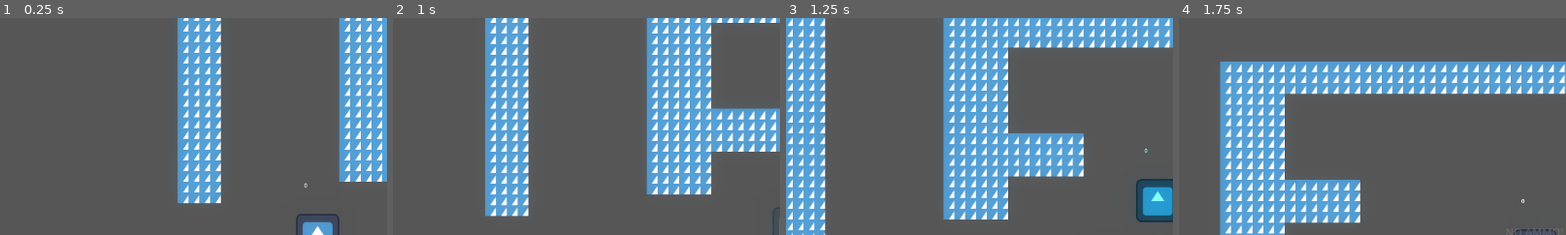
Above: before the commit, frames 1-4 (left to right).
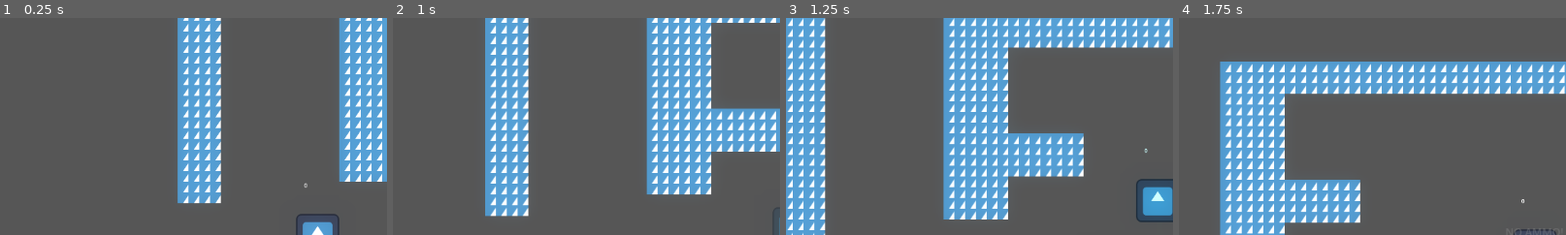
Above: after the commit, the same moments.

Repository: YllariSang/Action-Platformer-Prototype
Game: Godot game, scene res://Scenes/main.tscn
Two runs of this game, one before a commit and one after it. Both use one fixed random seed, a clock stepped at 60 frames per second and the inputs below. The engine's default icon, where the game draws it, is replaced by a stand-in: a white triangle on a blue panel in a dark square.
Inputs (mouse positions are % of the whole screen's width and height, from its top left):
- Up to frame 1 (0.25 s): no input
- Up to frame 2 (1 s): tap Enter (ui_accept) at 0.5 s; move the mouse to (72, 45) at 0.52 s; press the mouse at (72, 45) at 0.53 s; hold D (right) from 0.53 s (still down); tap Space (jump) at 0.77 s; tap Shift (dash) at 0.8 s
- Up to frame 3 (1.25 s): keep holding D (right); tap Space (jump) at 1.07 s
- Up to frame 4 (1.75 s): keep holding D (right); move the mouse to (30, 55) at 1.27 s; release the mouse at (30, 55) at 1.28 s; tap Shift (dash) at 1.35 s; tap Space (jump) at 1.52, 1.55 s
The pictures show only the part of the screen within x 9-59%, y 0-50%; the shares and areas given below are measured in that part.

Frames 1-2 are identical in both runs. In frame 3, 0.2% of the frame differs, in the area x 92-98%, y 60-86%; in frame 4, nothing differs.

Commit message:
fix: make weapon recoil actually apply, and stop it compounding
The recoil code had two separate defects.

First, it was dead. `velocity -= dir_vec * ...` ran inside spawn_bullet(), but
move_and_slide() had already been called that frame and
handle_movement_and_jumps() reassigns velocity.x from input on the next one, so
the push was always discarded before it moved the player. Horizontal recoil did
nothing at all. (Vertical partly survived, since gravity is additive.)

Fixing only that made it far worse, which exposed the second defect: doing
`velocity += recoil_velocity` every frame integrates a *decaying* value into a
*persisting* one:

    frame 1: v += 450    frame 2: v += 412    frame 3: v += 375 ...
    total dv = 450 + 412 + ... ~= 2925 px/s   (should have been 450)

A 600 px/s jump measured 4486px of rise. The push is now an offset rather than
a per-frame increment: it is added after movement decides velocity, then
stripped back off at the start of the next frame. The strip is what stops
move_toward(velocity.x, 0, speed) from reading it as base velocity and
compounding. It works whether or not a direction is held.

Decay is over a fixed duration rather than at a fixed rate, so pushback scales
linearly with impulse. A rate makes it scale with impulse squared, which made
the railgun (2.5x the impulse) shove 6x as far instead of 2.5x.

recoil_force in the scene was 2500, tuned while horizontal recoil did nothing
and so was never actually felt. Reset to 900. Measured in free-fall (no floor
to absorb the pushback): 16.5px pushback and 6.8px rise for a normal shot,
41.2px and 56.7px for the railgun, against a 105px standing jump. Identical
whether standing still or running, and non-recoil velocity.x peaks at 0.00.

Weapon multipliers are now exports (shot_recoil_mult, railgun_recoil_mult) so
the two are tunable without editing code.

Also fixed: charge state survived a dash, so releasing the mouse after dashing
fired a railgun that had never been charged.

Diff:
--- a/Scenes/player.tscn
+++ b/Scenes/player.tscn
@@ -43,7 +43,7 @@
 bullet_scene = ExtResource("2_hqtel")
 railgun_scene = ExtResource("3_fkybt")
 wall_jump_push = 1500.0
-recoil_force = 2500.0
+recoil_force = 900.0
 
 [node name="Sprite2D" type="Sprite2D" parent="."]
 scale = Vector2(0.5, 0.5)
--- a/Scripts/player.gd
+++ b/Scripts/player.gd
@@ -19,6 +19,9 @@
 @export var wall_jump_push: float = 500.0
 @export var wall_slide_speed: float = 100.0
 @export var recoil_force: float = 900.0
+@export var recoil_duration: float = 0.2
+@export var shot_recoil_mult: float = 0.2
+@export var railgun_recoil_mult: float = 0.5
 @export var coyote_time: float = 0.15
 
 # --- STATE MACHINE ---
@@ -36,6 +39,17 @@
 var is_charging: bool = false
 var railgun_cost: int = 3
 
+# Recoil is kept OUT of `velocity` because handle_movement_and_jumps() reassigns
+# velocity.x from input every frame. Writing the push into velocity meant it was
+# either clobbered (the old bug) or re-added every frame, which integrates into a
+# runaway impulse. Instead the horizontal push rides alongside the input-derived
+# velocity and decays to zero; the vertical push is a one-shot that gravity
+# already bleeds off.
+var recoil_x: float = 0.0
+var recoil_x_start: float = 0.0
+var recoil_time_left: float = 0.0
+var recoil_applied_x: float = 0.0 # what was added to velocity.x last frame
+
 # --- NODES ---
 @onready var parry_box: Area2D = $ParryBox
 @onready var parry_timer: Timer = $ParryTimer
@@ -71,6 +85,11 @@
 func _physics_process(delta: float) -> void:
 	if current_state == State.STUNNED: return
 
+	# Strip the horizontal push applied last frame. Without this it would be
+	# read back as part of velocity.x by move_toward() and compound every frame.
+	velocity.x -= recoil_applied_x
+	recoil_applied_x = 0.0
+
 	#COYOTE TIME & GRAVITY
 	if is_on_floor():
 		coyote_timer = coyote_time
@@ -85,9 +104,18 @@
 			else:
 				velocity.y += gravity * delta
 
+	#RECOIL DECAY (must run before movement, which reads recoil_x)
+	apply_recoil(delta)
+
 	#MOVEMENT
 	if current_state != State.DASH and current_state != State.PARRY:
 		handle_movement_and_jumps()
+
+	# Apply the push on top of whatever movement just decided, and remember it
+	# so next frame can take it back off again. This works whether or not the
+	# player is holding a direction.
+	velocity.x += recoil_x
+	recoil_applied_x = recoil_x
 
 	move_and_slide()
 
@@ -141,7 +169,10 @@
 # --- CHARGE & ATTACK LOGIC ---
 func handle_attack_input(delta):
 	if current_state == State.PARRY or current_state == State.DASH or current_state == State.RECOVERY:
+		# Losing the state has to drop the charge, otherwise releasing the mouse
+		# after a dash fires a railgun that was never charged up.
 		is_charging = false
+		charge_timer = 0.0
 		return
 
 	if Input.is_action_pressed("attack"):
@@ -164,7 +195,7 @@
 
 func fire_normal_shot():
 	if current_ammo > 0:
-		spawn_bullet(bullet_scene, 1, 0.2)
+		spawn_bullet(bullet_scene, 1, shot_recoil_mult)
 		current_ammo -= 1
 		update_ui()
 	else:
@@ -172,7 +203,7 @@
 
 func fire_railgun():
 	if current_ammo >= railgun_cost:
-		spawn_bullet(railgun_scene, 2.0, 0.5)
+		spawn_bullet(railgun_scene, 2.0, railgun_recoil_mult)
 		current_ammo -= railgun_cost
 		update_ui()
 		spawn_popup("RAILGUN!", Color(0, 1, 1))
@@ -194,7 +225,10 @@
 	b.direction = dir_vec
 
 	# Recoil Logic
-	velocity -= dir_vec * recoil_force * recoil_mult
+	# add_recoil() owns the push instead of writing to velocity directly:
+	# handle_movement_and_jumps() reassigns velocity.x from input every frame,
+	# so a value stored there would be clobbered before it moved anything.
+	add_recoil(-dir_vec * recoil_force * recoil_mult)
 	get_tree().call_group("camera", "add_shake", shake_amount)
 
 	# Recovery Delay
@@ -203,6 +237,35 @@
 		current_state = State.IDLE
 
 # --- DASH & PARRY LOGIC ---
+
+func apply_recoil(delta: float) -> void:
+	if recoil_time_left <= 0.0:
+		recoil_x = 0.0
+		return
+
+	recoil_time_left -= delta
+	if recoil_time_left <= 0.0:
+		clear_recoil()
+		return
+
+	# Fade the push out linearly so it lands exactly on zero at the end.
+	var t = clampf(recoil_time_left / recoil_duration, 0.0, 1.0)
+	recoil_x = recoil_x_start * t
+
+func add_recoil(impulse: Vector2) -> void:
+	# Vertical is a one-shot: added once and bled off by gravity, so it cannot
+	# compound the way a per-frame add would.
+	velocity.y += impulse.y
+
+	# Horizontal rides alongside the input velocity until it decays to zero.
+	recoil_x_start = impulse.x
+	recoil_x = impulse.x
+	recoil_time_left = recoil_duration
+
+func clear_recoil() -> void:
+	recoil_x = 0.0
+	recoil_x_start = 0.0
+	recoil_time_left = 0.0
 
 func try_to_dash():
 	if not can_dash or current_state == State.PARRY or current_state == State.RECOVERY: return
